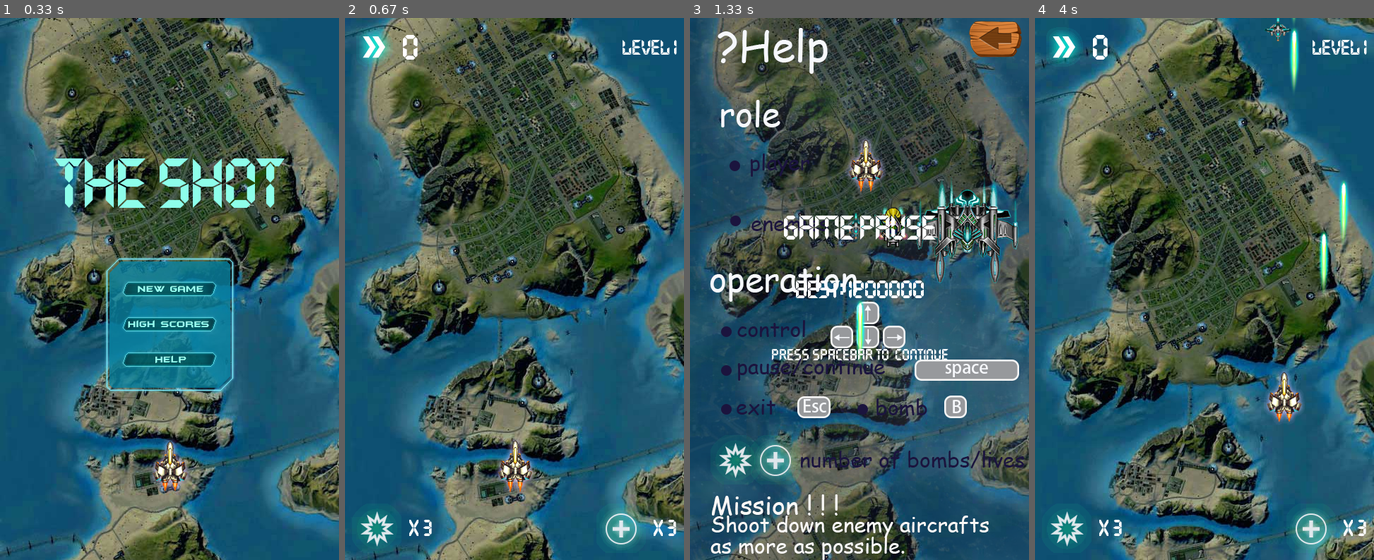
Above: before the commit, frames 1-4 (left to right).
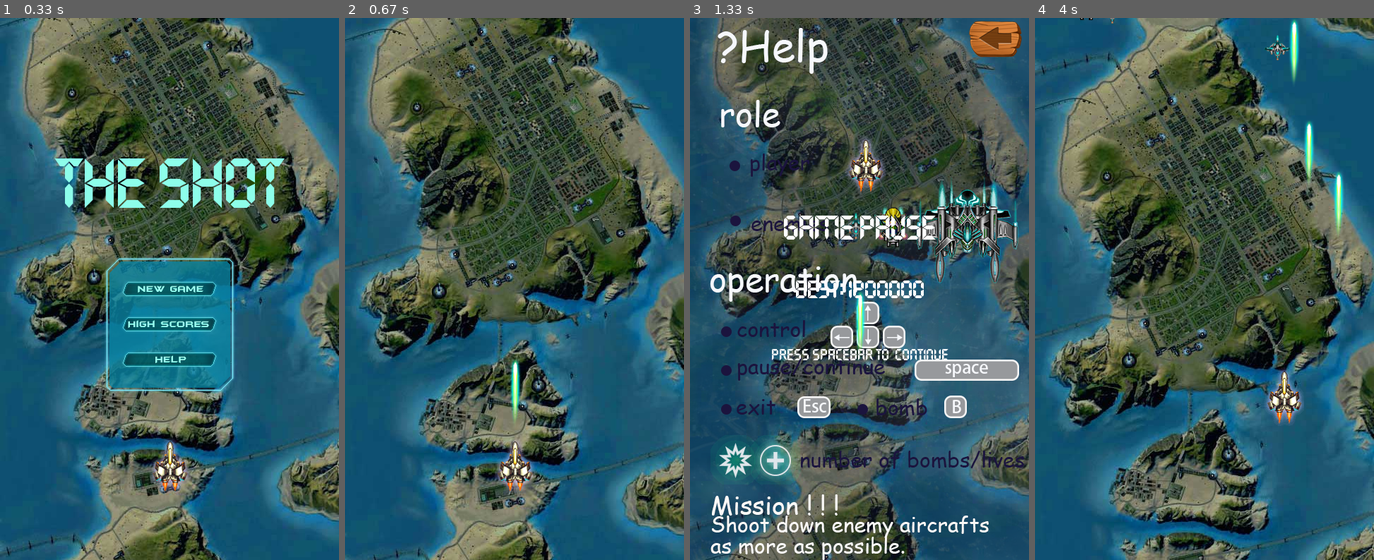
Above: after the commit, the same moments.

Repository: RookieStar6/pygame_plane
Game: pygame game, started from main.py
The game is run twice, just before and just after one commit, with the same random seed, the same clock (stepped at 60 frames per second) and the same inputs.
Inputs (mouse positions are in pixels of both pictures, inside the frame that each line leads up to):
- Up to frame 1 (0.33 s): no input
- Up to frame 2 (0.67 s): press the mouse at (514, 289) at 0.37 s; move the mouse to (531, 348) at 0.47 s; release the mouse at (548, 408) at 0.6 s
- Up to frame 3 (1.33 s): press the mouse at (859, 359) at 0.7 s; move the mouse to (873, 299) at 0.8 s; release the mouse at (883, 245) at 0.93 s; tap Space at 1 s
- Up to frame 4 (4 s): click (1204, 326) at 1.38 s; hold Right 1.83-2.3 s; tap Space at 1.9, 2.2, 2.4, 3.07, 3.37, 3.57, 3.87 s; hold Up 2.33-2.63 s; press the mouse at (1204, 326) at 2.7 s; move the mouse to (1265, 359) at 2.8 s; release the mouse at (1323, 397) at 2.93 s; hold Right 3-3.47 s; hold Left from 3.5 s (still down)

Frame 1 is identical in both runs. In frame 2, 33% of the frame differs, in the area x 0-100%, y 0-100%; in frame 3, 0.2%; in frame 4, 42%.

Commit message:
修改进入 排名界面 鼠标监听上一页面的Bug

Diff:
--- a/game_music.py
+++ b/game_music.py
@@ -6,12 +6,12 @@
     res_path = './resource/sound/'
 
     def __init__(self, music_file):
-        # 初始化音乐播放器
-        # 背景音乐
+        # Initialize the music player
+        # The background music
         pygame.mixer.music.load(self.res_path + music_file)
         pygame.mixer.music.set_volume(1)
 
-        # 初始化音效字典
+        # Initialize the sound dictionary
         self.sound_dirt = {}
 
         files = os.listdir(self.res_path)
@@ -21,12 +21,12 @@
             sound = pygame.mixer.Sound(self.res_path + file)
             self.sound_dirt[file] = sound
 
-    # 播放背景音乐
+    # Play background music
     @staticmethod
     def play_music():
         pygame.mixer.music.play(-1)
 
-    # 根据暂停判断是否播放音乐
+    # Based on the key value (file name) of the map, play the music
     @staticmethod
     def pause_music(is_pause):
         if is_pause:
@@ -34,11 +34,7 @@
         else:
             pygame.mixer.music.unpause()
 
-    @staticmethod
-    def pause_music2():
-        pygame.mixer.music.pause()
-
-    # 根据map 的key值(文件名)，直接播放音乐
+    # The music is played directly according to the map key value (file name)
     def play_sound(self, music_name):
         self.sound_dirt[music_name].play()
     def stop_sound(self, music_name):
--- a/main.py
+++ b/main.py
@@ -12,6 +12,8 @@
 import random
 import time
 from inputbox import *
+
+
 class Game(object):
     # */code ---- This game is inspired by a same type of game video,
     #  and some fundamental codes are refered from the links below:
@@ -35,12 +37,12 @@
 
         # Menu
 
-        #background
+        # background
         self.all_group.add(Background('bg1.jpg', False), Background('bg1.jpg', True))
 
         self.menu = Menu()
         self.all_group.add(self.menu)
-        #hero
+        # hero
         # 精灵组
         self.myplane_group = pygame.sprite.Group()  # gamers
         self.all_group = pygame.sprite.Group()  # Total sprite group
@@ -60,11 +62,11 @@
         # update the number of bomb
         self.hud_panel.change_bomb(self.myplane.bomb_count)
 
-        #initialize the boss
+        # initialize the boss
         self.boss1 = Boss1(1000, 1, self.boss_group)
         self.boss2 = Boss2(1000, 1, self.boss_group)
         # initialize the supply
-        #self.create_supply()
+        # self.create_supply()
 
         # background music
         self.player = MusicPlayer('game_music.ogg')
@@ -76,7 +78,7 @@
         self.all_group.add(self.menu_background)
         self.menu = Menu()
         self.all_group.add(self.menu)
-        self.menu_record =Menu_record()
+        self.menu_record = Menu_record()
         self.all_group.add(self.menu_record)
         self.back_button_sprite = BackButton('back_button.png')
         self.back_button_sprite.rect.right, self.back_button_sprite.rect.centery = SCREEN_RECT.right - 10, 30
@@ -84,9 +86,8 @@
         self.all_group.add(self.help)
         self.help_information = Help_information()
         self.help_bg = Background2('bg.png')
-        self.click_flag=True
-        # self.inputbox = InputBox(pygame.Rect(100, 20, 140, 32))  # 输入框
-        # self.all_group.add(self.inputbox)
+        self.click_flag = True
+
     def rest_game(self):
 
         self.is_game_over = False
@@ -106,10 +107,11 @@
             bullet.kill()
         for boss in self.boss_group:
             boss.kill()
-        for supply in self.supplies_group :
+        for supply in self.supplies_group:
             supply.kill()
         self.create_enemies()
         self.create_supply()
+
     def start(self):
         # Create a clock
         clock = pygame.time.Clock()
@@ -123,34 +125,40 @@
 
                 if self.menu.rect.left < self.pos[0] < self.menu.rect.right and self.menu.rect.top < self.pos[
                     1] < self.menu.rect.bottom:
-                    if not self.is_hud_set:
+                    if self.is_hud_set == True and self.click_flag == True:
                         self.hud_panel = HUDpanel(self.all_group)
                         time.sleep(0.1)
                     # Initialize
-                    if self.click_flag :
+                    if self.click_flag:
                         self.create_enemies()
                         self.create_supply()
                         pygame.time.set_timer(HERO_FIRE_EVENT, 200)
                         self.all_group.remove(self.menu)
-                    # menu should be removed
-                    self.all_group.remove(self.menu_record)
-                    self.all_group.remove(self.menu_background)
-                    self.all_group.remove(self.help)
-                    self.all_group.remove(self.title)
-
-                    #pygame.time.set_timer(HERO_FIRE_EVENT, 200)
-                elif self.menu_record.rect.left < self.pos[0] < self.menu_record.rect.right and self.menu_record.rect.top < self.pos[
+                        # menu should be removed
+                        self.all_group.remove(self.menu_record)
+                        self.all_group.remove(self.menu_background)
+                        self.all_group.remove(self.help)
+                        self.all_group.remove(self.title)
+
+                    # pygame.time.set_timer(HERO_FIRE_EVENT, 200)  enter the rank list
+                if self.menu_record.rect.left < self.pos[
+                    0] < self.menu_record.rect.right and self.menu_record.rect.top < self.pos[
                     1] < self.menu_record.rect.bottom:
-                    self.click_flag=False
-                    self.bg2_group.add(Background2('bg.png'))
-                    self.all_group.add(self.bg2_group)
-                    time.sleep(0.05)
-                    self.hud_panel.show_rank(self.all_group)
-                    self.all_group.add(self.back_button_sprite)
-                elif self.help.rect.left < self.pos[0] < self.help.rect.right and self.help.rect.top < self.pos[1] < self.help.rect.bottom:
-                    self.all_group.add(self.help_bg)
-                    self.all_group.add(self.help_information)
-                    self.all_group.add(self.back_button_sprite)
+                    if self.click_flag:
+                        self.click_flag = False
+                        self.bg2_group.add(Background2('bg.png'))
+                        self.all_group.add(self.bg2_group)
+                        time.sleep(0.05)
+                        self.hud_panel.show_rank(self.all_group)
+                        self.all_group.add(self.back_button_sprite)
+
+                if self.help.rect.left < self.pos[0] < self.help.rect.right and self.help.rect.top < self.pos[
+                    1] < self.help.rect.bottom:
+                    if self.click_flag:
+                        self.all_group.add(self.help_bg)
+                        self.all_group.add(self.help_information)
+                        self.all_group.add(self.back_button_sprite)
+
                 if self.back_button_sprite.rect.left < self.pos[0] < self.back_button_sprite.rect.right:
                     for i in self.bg2_group:
                         i.kill()
@@ -158,7 +166,7 @@
                     self.all_group.remove(self.back_button_sprite)
                     self.all_group.remove(self.help_information)
                     self.all_group.remove(self.help_bg)
-                    self.click_flag =True
+                    self.click_flag = True
 
             # Handling event Listening
             if self.hud_panel.lives_count == 0:
@@ -211,7 +219,7 @@
                 if self.is_game_over:
                     # The game is over. Reset the game
                     self.rest_game()
-                    #self.all_group.add(self.inputbox)
+                    # self.all_group.add(self.inputbox)
                 else:
                     # The game is not over, switch to pause
                     self.is_game_pause = not self.is_game_pause
@@ -257,18 +265,13 @@
                         pass
                         enemy.fire(self.all_group)
                 elif event.type == BOSS_EVENT:
-                    self.player.pause_music2()
-                    self.player.play_sound("boss1.wav")
                     if self.boss1.hp > 0 and self.is_boss_kill:
                         self.boss1.fire(self.all_group)
-                    else:
-                        self.player.stop_sound("boss1.wav")
+
                 elif event.type == BOSS2_EVENT:
-                    self.player.play_sound("boss1.wav")
                     if self.boss2.hp > 0 and self.is_boss_kill:
                         self.boss2.fire((self.all_group))
-                    else:
-                        self.player.stop_sound("boss1.wav")
+
                 # elif event.type == NEW_LEVEL_EVENT:
                 #     self.create_enemies()
         return False
@@ -315,7 +318,7 @@
             for enemy in self.enemies_group:
                 for bullet in enemy.bullets_groups:
                     bullet.kill()
-            #boss 1 appears
+            # boss 1 appears
             self.all_group.add(self.boss1)
             if not self.boss_group:
                 self.boss_group.add(self.boss1)
@@ -385,17 +388,16 @@
 
         # bBoss bullets collide with the player
         hit1_hero = pygame.sprite.groupcollide(self.myplane_group, self.boss1.bullets_groups,
-                                              False, False, pygame.sprite.collide_mask)
+                                               False, False, pygame.sprite.collide_mask)
 
         hit2_hero = pygame.sprite.groupcollide(self.myplane_group, self.boss2.bullets_groups,
-                                              False, False, pygame.sprite.collide_mask)
+                                               False, False, pygame.sprite.collide_mask)
 
         hero_boss_hit = pygame.sprite.groupcollide(self.myplane_group, self.boss_group,
-                                              False, False, pygame.sprite.collide_mask)
+                                                   False, False, pygame.sprite.collide_mask)
 
         if len(hero_boss_hit) > 0:
             self.myplane.hp -= 1
-
 
         if len(hit1_hero) > 0:
             self.myplane.hp = 0
--- a/record.txt
+++ b/record.txt
@@ -6,3 +6,4 @@
 1200000
 161000
 8000
+1000
Not shown, added: resource/sound/boss1.wav
